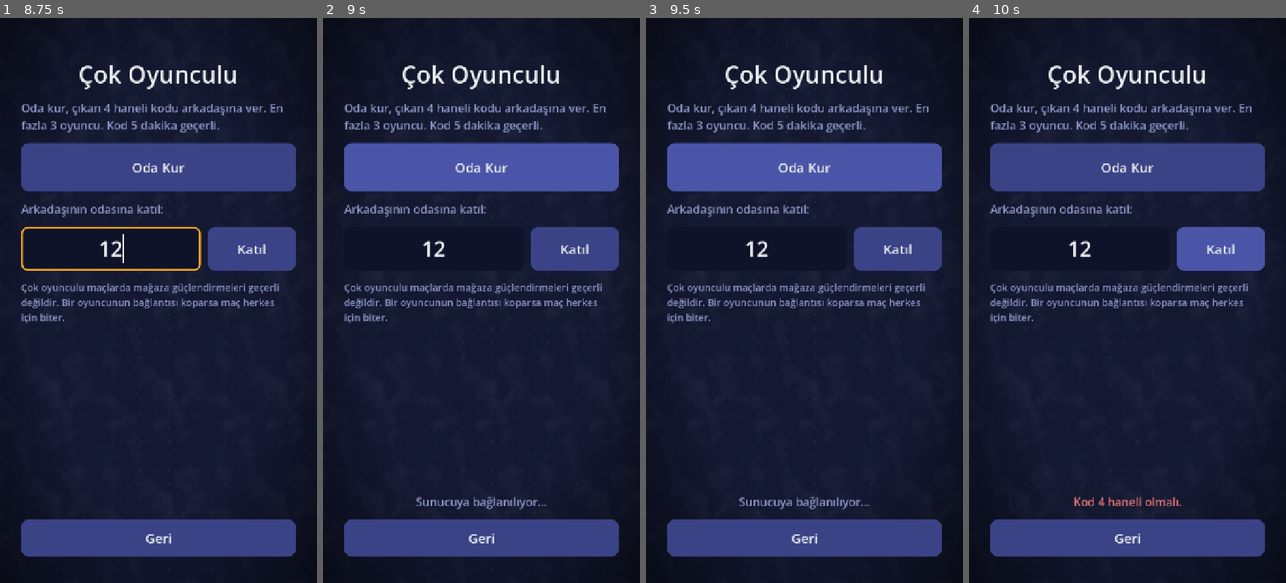
Above: before the commit, frames 1-4 (left to right).
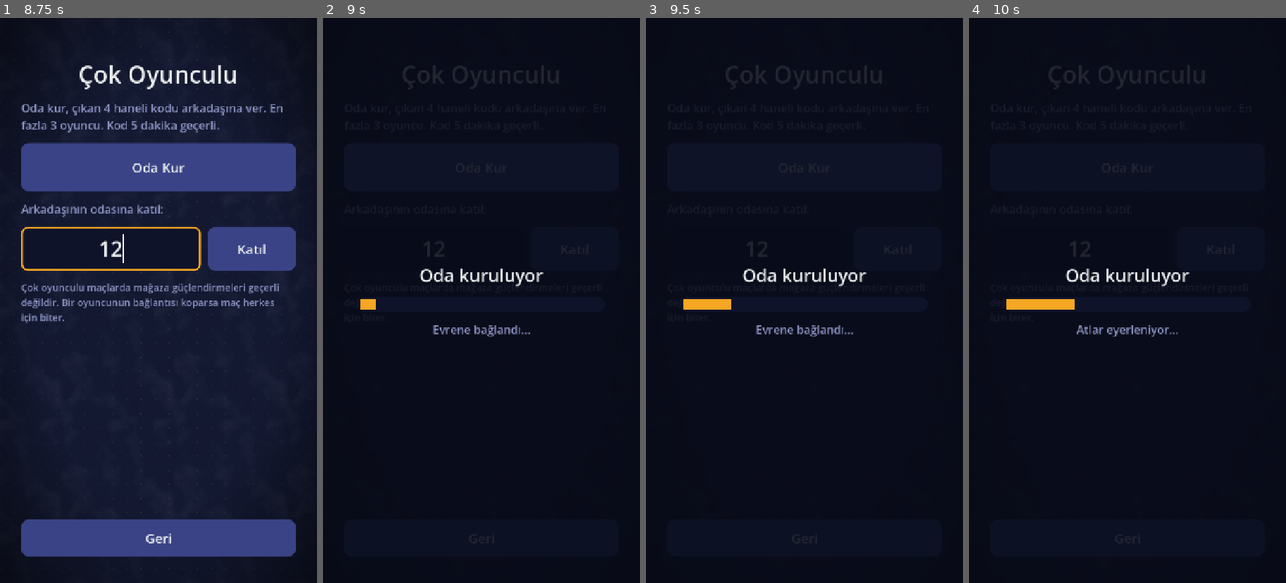
Above: after the commit, the same moments.

Repository: ozguryilmazz/fetih
Game: Godot game, scene res://scenes/main_menu.tscn
Same seed, same stepped clock (60 frames per second), same inputs: the game is played once before the commit and once after it.
Inputs (mouse positions are in pixels of both pictures, inside the frame that each line leads up to):
- Up to frame 1 (8.75 s): click "Solo Oyna (Bölüm 1)" at 0.5 s; click "Solo Oyna (Bölüm 1)" at 1.25 s; click "Hayatta Kalma" at 2 s; click "Bölümler" at 2.75 s; click "Günlük Ödül (hazır!)" at 3.5 s; click "Günlük Ödül" at 4.25 s; click "Görevler" at 5 s; click "Mağaza" at 5.75 s; click "Geri" at 6.5 s; click "Çok Oyunculu" at 7.25 s; click (110, 249) at 8.02 s; type "12" at 8.1 s
- Up to frame 2 (9 s): click "Oda Kur" at 8.75 s
- Up to frame 3 (9.5 s): no input
- Up to frame 4 (10 s): click "Katıl" at 9.5 s

Frame 1 is identical in both runs. In frame 2, 37% of the frame differs, in the area x 0-98%, y 0-98%; in frame 3, 37%; in frame 4, 37%.

Commit message:
Çok oyunculu yükleme ekranı: ilerleme çubuğu + esprili yazılar
- Oda kurarken / katılırken: çubuk gerçek adımlara bağlı (giriş, oda arama, katılma)
- Maç başında iki tarafta 2,5 sn yükleme; oyun birlikte başlar
- Yazılar: Evrene bağlandı, Dünyalar oluşturuluyor, Askerler eğitiliyor, Kakalaklar yerleştiriliyor ...

Co-Authored-By: Claude Opus 5.5 <noreply@anthropic.com>
Claude-Session: https://claude.ai/code/session_01PDFkMRF2cSLwc3rh22PH9W

Diff:
--- a/scripts/game/game.gd
+++ b/scripts/game/game.gd
@@ -83,8 +83,7 @@
 	_layout()
 	_quest_gold_start = SaveData.quests_ready_total()
 	if online:
-		phase = "play"
-		_show_banner("Oyun başladı!")
+		_start_online_loading()
 	else:
 		_show_intro()
 
@@ -109,6 +108,22 @@
 func _on_net_snapshot(snap: Dictionary) -> void:
 	if not finished:
 		state.apply_snapshot(snap)
+
+
+## Maç başında iki tarafta da kısa yükleme ekranı; bitince oyun birlikte başlar.
+func _start_online_loading() -> void:
+	phase = "loading"
+	var layer := CanvasLayer.new()
+	layer.layer = 20
+	add_child(layer)
+	var p := LoadingPanel.show_over(layer, "Savaş hazırlanıyor", 2.5)
+	p.set_target(0.9)
+	p.done.connect(func():
+		layer.queue_free()
+		_acc = 0.0
+		phase = "play"
+		_show_banner("Savaş başladı!"))
+	get_tree().create_timer(1.2).timeout.connect(p.finish)
 
 
 func _quest(id: String, n: float) -> void:
--- /dev/null
+++ b/scripts/ui/loading_panel.gd
@@ -0,0 +1,124 @@
+class_name LoadingPanel
+extends Control
+## Ekranı kaplayan yükleme paneli: ilerleme çubuğu + altında dönen esprili yazılar.
+## Çubuk gerçek adımlara bağlanır: set_target(0..1) ile bir sonraki adımın sınırı verilir,
+## çubuk o sınıra yavaşça yaklaşır (aşmaz). finish() çubuğu doldurur ve `done` sinyali verir.
+
+signal done
+
+const MESSAGES := [
+	"Evrene bağlandı",
+	"Dünyalar oluşturuluyor",
+	"Askerler eğitiliyor",
+	"Kakalaklar yerleştiriliyor",
+	"Kaleler boyanıyor",
+	"Bayraklar dikiliyor",
+	"Yollar çiziliyor",
+	"Haritacılar uyandırılıyor",
+	"Komutanlara çay demleniyor",
+	"Kılıçlar bileniyor",
+	"Casuslar sınırdan geri çağrılıyor",
+	"Atlar eyerleniyor",
+	"Tarafsız köylüler ikna ediliyor",
+	"Sinyal güçlendiriliyor",
+]
+const MESSAGE_SEC := 0.75
+
+var _bar_fill: ColorRect
+var _bar_bg: Panel
+var _title: Label
+var _msg: Label
+var _value := 0.0
+var _target := 0.15
+var _finishing := false
+var _msg_timer := 0.0
+var _order: Array = []
+var _min_until := 0
+
+
+## title: üstteki büyük yazı; min_sec: panelin en az görünme süresi (yazılar okunabilsin).
+static func show_over(parent: Node, title: String, min_sec := 1.6) -> LoadingPanel:
+	var p := LoadingPanel.new()
+	p._min_until = Time.get_ticks_msec() + int(min_sec * 1000)
+	parent.add_child(p)
+	p._title.text = title
+	return p
+
+
+func _init() -> void:
+	set_anchors_preset(Control.PRESET_FULL_RECT)
+	mouse_filter = Control.MOUSE_FILTER_STOP  # alttaki düğmelere basılmasın
+	theme = UIKit.make_theme()
+
+	var dim := ColorRect.new()
+	dim.color = Color(0.03, 0.04, 0.09, 0.88)
+	dim.set_anchors_preset(Control.PRESET_FULL_RECT)
+	add_child(dim)
+
+	var center := CenterContainer.new()
+	center.set_anchors_preset(Control.PRESET_FULL_RECT)
+	add_child(center)
+	var box := VBoxContainer.new()
+	box.custom_minimum_size = Vector2(560, 0)
+	box.add_theme_constant_override("separation", 22)
+	center.add_child(box)
+
+	_title = UIKit.label("", 40, UIKit.TEXT)
+	_title.horizontal_alignment = HORIZONTAL_ALIGNMENT_CENTER
+	box.add_child(_title)
+
+	_bar_bg = Panel.new()
+	_bar_bg.custom_minimum_size = Vector2(0, 34)
+	_bar_bg.add_theme_stylebox_override("panel", UIKit.box(Color("#0f1329"), 17))
+	box.add_child(_bar_bg)
+	_bar_fill = ColorRect.new()
+	_bar_fill.color = UIKit.ACCENT
+	_bar_fill.position = Vector2(5, 5)
+	_bar_bg.add_child(_bar_fill)
+
+	_msg = UIKit.label("", 26, UIKit.MUTED)
+	_msg.horizontal_alignment = HORIZONTAL_ALIGNMENT_CENTER
+	box.add_child(_msg)
+
+	_order = range(1, MESSAGES.size())
+	_order.shuffle()
+	_order.push_front(0)  # her zaman "Evrene bağlandı" ile başla
+
+
+## Çubuğun şu anki adımda ulaşabileceği en üst değer (0..1).
+func set_target(v: float) -> void:
+	_target = maxf(_target, clampf(v, 0.0, 0.98))
+
+
+## Çubuğu doldurur; en az görünme süresi dolunca `done` verir ve kendini kaldırır.
+func finish() -> void:
+	_finishing = true
+	_target = 1.0
+
+
+func cancel() -> void:
+	queue_free()
+
+
+func _process(delta: float) -> void:
+	# Hedefe yumuşak yaklaşma; bitirirken daha hızlı.
+	var speed := 2.5 if _finishing else 0.9
+	_value = move_toward(_value, _target, delta * speed * maxf(0.08, _target - _value + 0.08))
+	if not _finishing and _value > _target - 0.02:
+		# Adım uzarsa takılmış görünmesin: sınıra çok yavaş sürünür.
+		_target = minf(_target + delta * 0.01, 0.97)
+	var w := maxf(0.0, (_bar_bg.size.x - 10.0) * _value)
+	_bar_fill.size = Vector2(w, _bar_bg.size.y - 10.0)
+
+	_msg_timer -= delta
+	if _msg_timer <= 0.0 and not _order.is_empty():
+		_msg_timer = MESSAGE_SEC
+		_msg.text = String(MESSAGES[_order.pop_front()]) + "..."
+		if _order.is_empty():
+			_order = range(1, MESSAGES.size())
+			_order.shuffle()
+
+	if _finishing and _value >= 0.999 and Time.get_ticks_msec() >= _min_until:
+		_finishing = false
+		done.emit()
+		queue_free()
--- a/scripts/ui/multiplayer.gd
+++ b/scripts/ui/multiplayer.gd
@@ -11,6 +11,8 @@
 var _start_btn: Button
 var _wait_label: Label
 var _lobby_started := 0
+var _loading: LoadingPanel
+var _pending_code := ""
 
 
 func _ready() -> void:
@@ -53,6 +55,7 @@
 	_menu.add_child(UIKit.label("Oda kur, çıkan 4 haneli kodu arkadaşına ver. En fazla 3 oyuncu. Kod 5 dakika geçerli.", 26, UIKit.MUTED))
 	_menu.add_child(UIKit.button("Oda Kur", func():
 		_status.add_theme_color_override("font_color", UIKit.MUTED)
+		_begin_loading("Oda kuruluyor")
 		Net.create_room(), 110))
 
 	_menu.add_child(UIKit.label("Arkadaşının odasına katıl:", 26, UIKit.MUTED))
@@ -106,7 +109,20 @@
 
 
 func _on_status(t: String) -> void:
-	_status.text = t
+	_status.text = "" if _loading else t
+	# Gerçek adımlar çubuğun ilerleyebileceği sınırı belirler.
+	if _loading:
+		if t.begins_with("Sunucuya"):
+			_loading.set_target(0.35)
+		elif t != "":
+			_loading.set_target(0.75)
+
+
+func _begin_loading(title: String) -> void:
+	if _loading:
+		_loading.cancel()
+	_loading = LoadingPanel.show_over(self, title)
+	_loading.set_target(0.2)
 
 
 func _on_match_started(_setup: Dictionary, _slot: int) -> void:
@@ -126,10 +142,15 @@
 
 func _join() -> void:
 	_status.add_theme_color_override("font_color", UIKit.MUTED)
+	if _code_edit.text.length() == 4:
+		_begin_loading("Odaya bağlanılıyor")
 	Net.join_room(_code_edit.text)
 
 
 func _on_failed(msg: String) -> void:
+	if _loading:
+		_loading.cancel()
+		_loading = null
 	_status.text = msg
 	_status.add_theme_color_override("font_color", Color("#e57373"))
 	_menu.visible = true
@@ -137,6 +158,21 @@
 
 
 func _on_room_ready(code: String) -> void:
+	# Yükleme çubuğu dolup kapandıktan sonra lobi açılır.
+	if _loading:
+		_pending_code = code
+		_loading.done.connect(_on_loading_done, CONNECT_ONE_SHOT)
+		_loading.finish()
+		return
+	_show_lobby(code)
+
+
+func _on_loading_done() -> void:
+	_loading = null
+	_show_lobby(_pending_code)
+
+
+func _show_lobby(code: String) -> void:
 	_menu.visible = false
 	_lobby.visible = true
 	_lobby_started = Time.get_ticks_msec()
--- a/tests/net_match_test.gd
+++ b/tests/net_match_test.gd
@@ -57,7 +57,8 @@
 		await _wait(func(): return FileAccess.file_exists(dir + "/code"), 20)
 		mp._code_edit.text = FileAccess.get_file_as_string(dir + "/code")
 		mp._join()
-		_check(await _wait(func(): return mp._lobby.visible, 15), "lobiye girdi")
+		# Host hızlı başlatırsa client lobiyi görmeden doğrudan oyuna geçebilir.
+		_check(await _wait(func(): return _scene_name() == "Game" or (is_instance_valid(mp) and mp._lobby.visible), 20), "lobiye girdi")
 	_check(await _wait(func(): return _scene_name() == "Game", 30), "oyun ekranı açıldı")
 	await process_frame
 	var game: Node2D = current_scene
Not shown, added: scripts/ui/loading_panel.gd.uid
Not shown, added: tests/net_lobby_test.gd.uid
Not shown, added: tests/net_match_test.gd.uid
